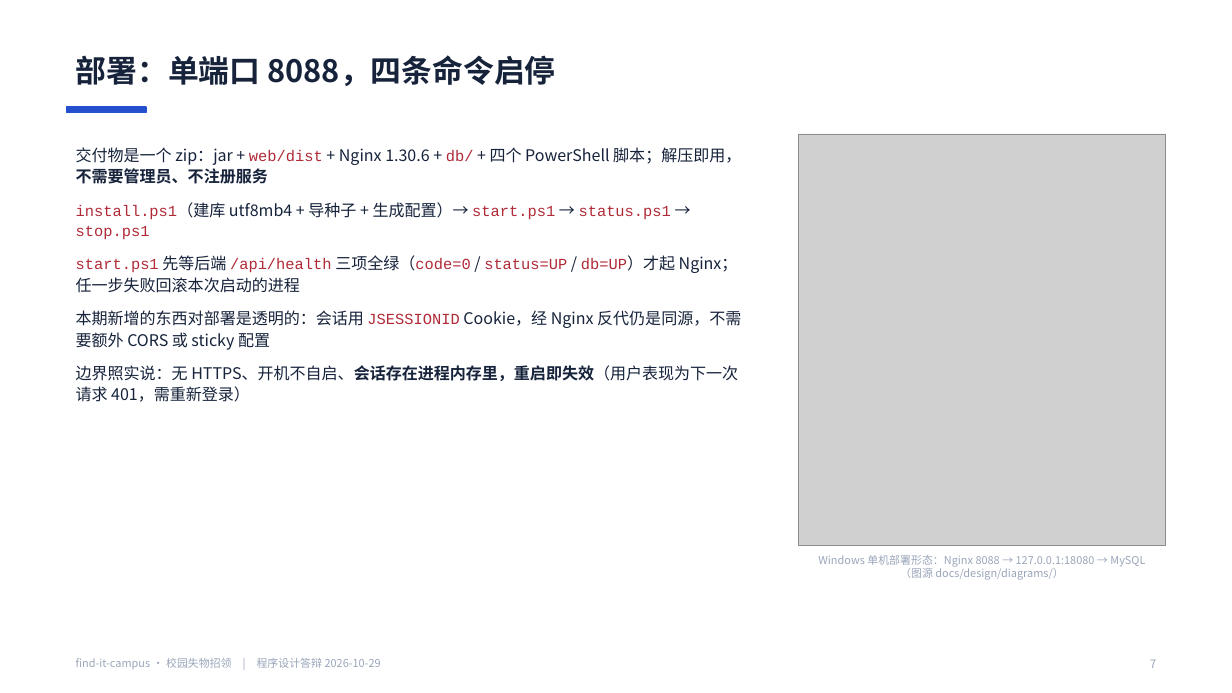
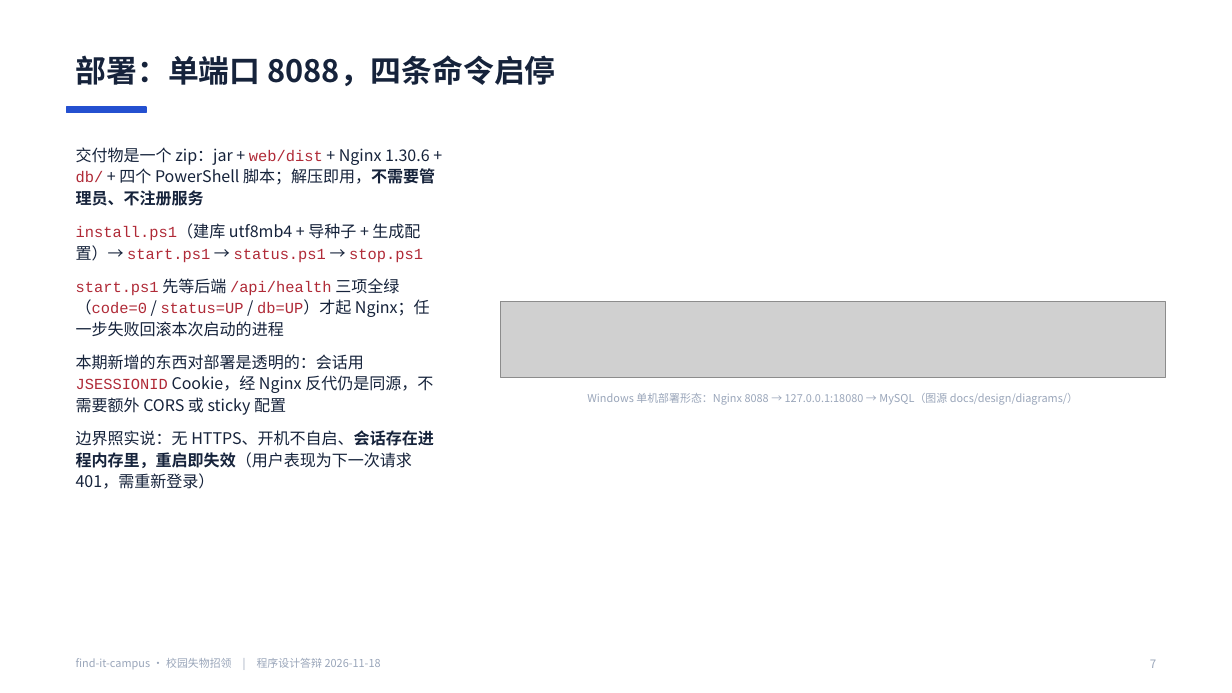
Before and after one commit to BLingKiy/find-it-campus, a slide deck: slide 7 of docs/delivery/答辩PPT.pptx. Drawn at 1232x693 pixels with LibreOffice and Linux fonts; fonts in the diff are those of the drawing; grey boxes stand for pictures. Boxes give left, top, right and bottom in pixels: in the first picture for what was removed or moved away, otherwise in the second. Text is boxed around its words. In the diff, an @@ line names an element or a change of style, - is before the commit and + after.

Commit message:
docs(delivery): 去版本化 + 按 d21081b 校准计数 + 契约补发布闸门 + 配图重画（ZHYYKFX-94）
正文 / PPT / 讲稿 / 录屏脚本 / 导出件统一为同一款产品的口径，历史沿革只留 §10.5。

数字（基线 d21081b，命令 node docs/design/tools/verify-counts.mjs）：
- 表 8 / 列 117 / 外键 10 / CHECK 29（t_review_audit 与双通道列补齐）
- 路径 21 = 18 业务 + 3 运维（新增 confirm-publish 与 ops/reviews/pending）
- 测试执行 313 = 307 @Test + 1 参数化 6 例

契约：补 POST /api/records/{id}/confirm-publish、GET /api/ops/reviews/pending、
RecordDetail 增 reviewState / ownerConfirmAvailable / reviewReason，矩阵 18x3=54 格。

配图：ER 拆两张（用户/记录/分类、配对/通知/审计），配对时序拆发布段与认领段，
架构图去掉九接口/三张表/无登录，时序阈值改 0.95/0.80 与 0.90/0.40，新增 export.mjs
一次生成 SVG 与 >=3000px PNG；docx 优先嵌 SVG + PNG 兜底。

导出：program-design.docx 1,808,376 字节 / 1173 块 / 18 个媒体（9 svg + 9 png）；
答辩PPT.pptx 26 页。只动 docs/，未改业务代码。

```diff
--- a/docs/delivery/答辩PPT.pptx
+++ b/docs/delivery/答辩PPT.pptx
@@ text "交付物是一个 zip：jar + web/dist + ..." rewrapped from [76, 147, 741, 402] to [76, 147, 435, 489] @@
@@ picture removed at [799, 134, 1165, 545] @@
@@ picture added at [500, 302, 1165, 377] @@
@@ text "Windows 单机部署形态：Nginx 8088 → 127.0.0.1:18080 ..." rewrapped from [818, 555, 1145, 580] to [587, 393, 1078, 405] @@
@@ text at [76, 658, 381, 669]: text changed @@
-find-it-campus · 校园失物招领 | 程序设计答辩 2026-10-29
+find-it-campus · 校园失物招领 | 程序设计答辩 2026-11-18
```
Also in this commit, not shown: 24 other slides changed, 44 other files.
